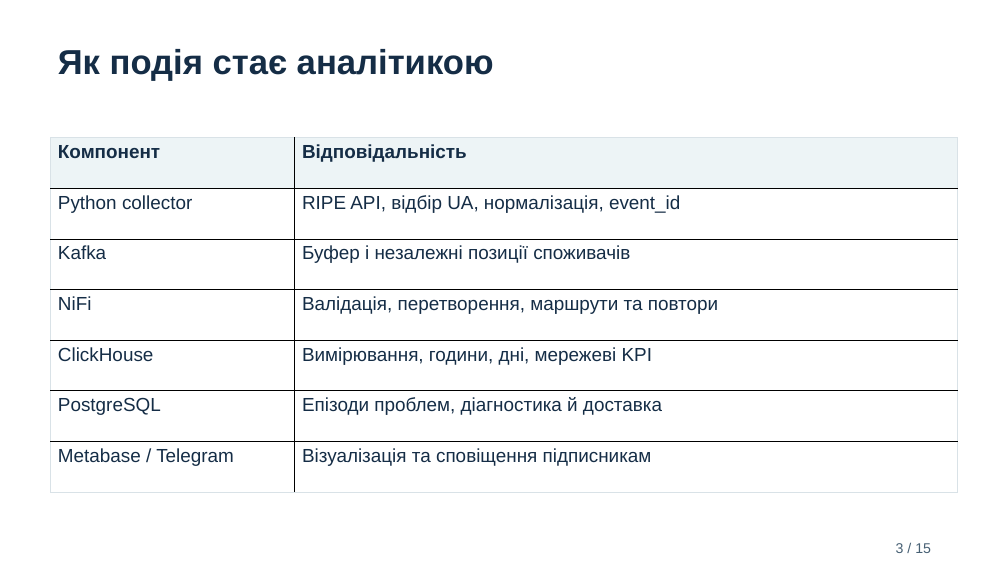
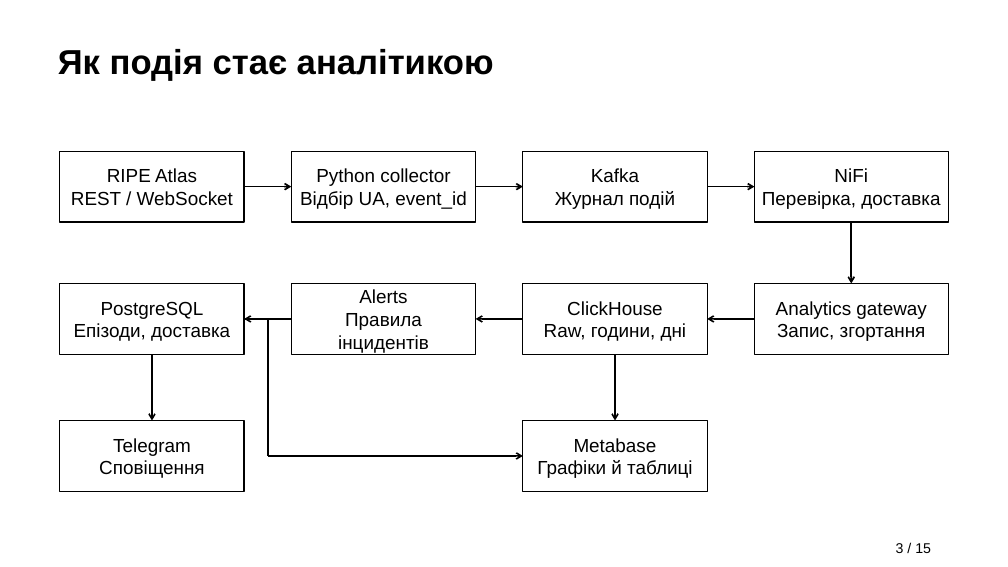
Before and after one commit to uneavk/ripe-atlas-monitoring, a slide deck: slide 3 of artifacts/handin/RIPE_Atlas_Defense.pptx. Drawn at 1008x567 pixels with LibreOffice and Linux fonts; fonts in the diff are those of the drawing. Boxes give left, top, right and bottom in pixels: in the first picture for what was removed or moved away, otherwise in the second. Text is boxed around its words. In the diff, an @@ line names an element or a change of style, - is before the commit and + after.

```diff
--- a/artifacts/handin/RIPE_Atlas_Defense.pptx
+++ b/artifacts/handin/RIPE_Atlas_Defense.pptx
@@ text "Як подія стає аналітикою" at box(58, 49, 494, 81): text colour #152D46 to #000000 @@
@@ table removed at box(51, 138, 958, 492), 7 rows, 2 columns @@
-Компонент | Відповідальність
-Python collector | RIPE API, відбір UA, нормалізація, event_id
-Kafka | Буфер і незалежні позиції споживачів
-NiFi | Валідація, перетворення, маршрути та повтори
-ClickHouse | Вимірювання, години, дні, мережеві KPI
-PostgreSQL | Епізоди проблем, діагностика й доставка
-Metabase / Telegram | Візуалізація та сповіщення підписникам
@@ rectangle added at box(60, 151, 244, 222), fill #FFFFFF, outline #000000 1.13 pt, 18 pt, text #000000 @@
+RIPE Atlas
+REST / WebSocket
@@ rectangle added at box(291, 151, 476, 222), fill #FFFFFF, outline #000000 1.13 pt, 18 pt, text #000000 @@
+Python collector
+Відбір UA, event_id
@@ rectangle added at box(523, 151, 708, 222), fill #FFFFFF, outline #000000 1.13 pt, 18 pt, text #000000 @@
+Kafka
+Журнал подій
@@ rectangle added at box(755, 151, 948, 222), fill #FFFFFF, outline #000000 1.13 pt, 18 pt, text #000000 @@
+NiFi
+Перевірка, доставка
@@ arrow added from (244, 187) to (291, 187), #000000 1.5 pt @@
@@ arrow added from (476, 187) to (523, 187), #000000 1.5 pt @@
@@ arrow added from (707, 187) to (755, 187), #000000 1.5 pt @@
@@ arrow added from (851, 222) to (851, 284), #000000 1.5 pt @@
@@ rectangle added at box(60, 284, 244, 355), fill #FFFFFF, outline #000000 1.13 pt, 18 pt, text #000000 @@
+PostgreSQL
+Епізоди, доставка
@@ rectangle added at box(291, 284, 476, 355), fill #FFFFFF, outline #000000 1.13 pt, 18 pt, text #000000 @@
+Alerts
+Правила інцидентів
@@ rectangle added at box(523, 284, 708, 355), fill #FFFFFF, outline #000000 1.13 pt, 18 pt, text #000000 @@
+ClickHouse
+Raw, години, дні
@@ rectangle added at box(755, 284, 948, 355), fill #FFFFFF, outline #000000 1.13 pt, 18 pt, text #000000 @@
+Analytics gateway
+Запис, згортання
@@ arrow added from (291, 319) to (244, 319), #000000 1.5 pt @@
@@ line added from (244, 319) to (268, 319), #000000 1.5 pt @@
@@ line added from (268, 319) to (268, 456), #000000 1.5 pt @@
@@ arrow added from (523, 319) to (476, 319), #000000 1.5 pt @@
@@ arrow added from (755, 319) to (707, 319), #000000 1.5 pt @@
@@ arrow added from (152, 355) to (152, 420), #000000 1.5 pt @@
@@ arrow added from (616, 355) to (616, 420), #000000 1.5 pt @@
@@ rectangle added at box(60, 420, 244, 492), fill #FFFFFF, outline #000000 1.13 pt, 18 pt, text #000000 @@
+Telegram
+Сповіщення
@@ rectangle added at box(523, 420, 708, 492), fill #FFFFFF, outline #000000 1.13 pt, 18 pt, text #000000 @@
+Metabase
+Графіки й таблиці
@@ arrow added from (268, 456) to (523, 456), #000000 1.5 pt @@
@@ text "3 / 15" at box(896, 543, 931, 553): text colour #476074 to #000000 @@
```
Also in this commit, not shown: 14 other slides changed, 9 other files.
